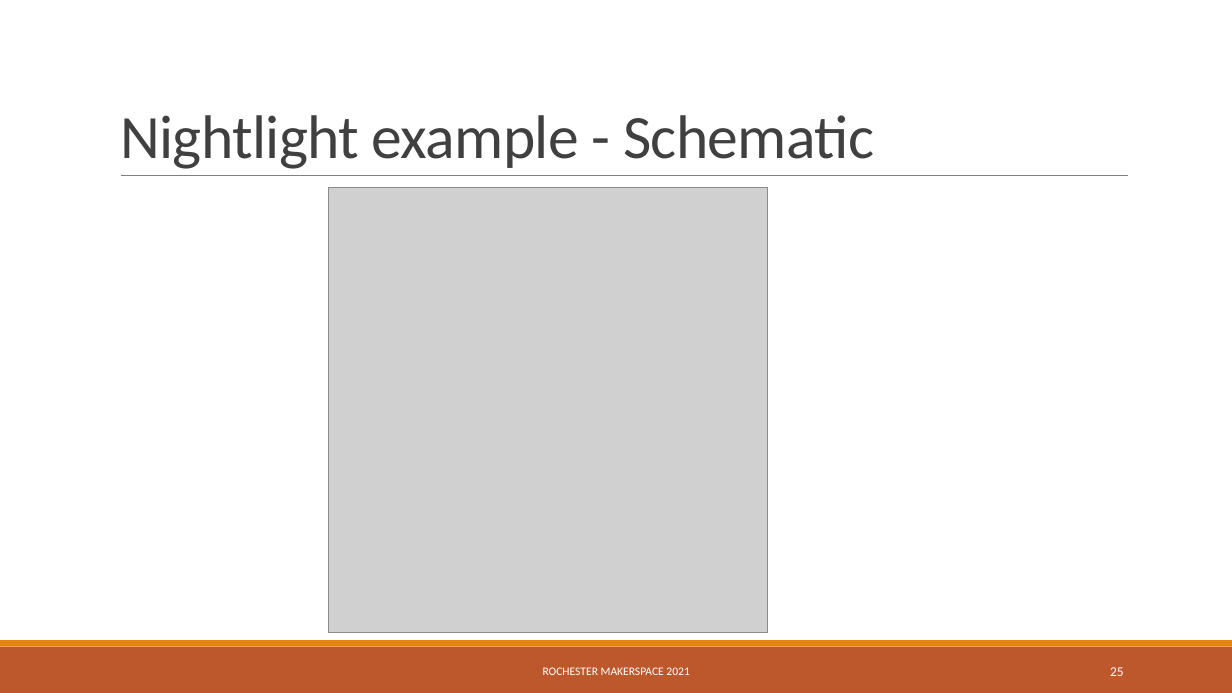
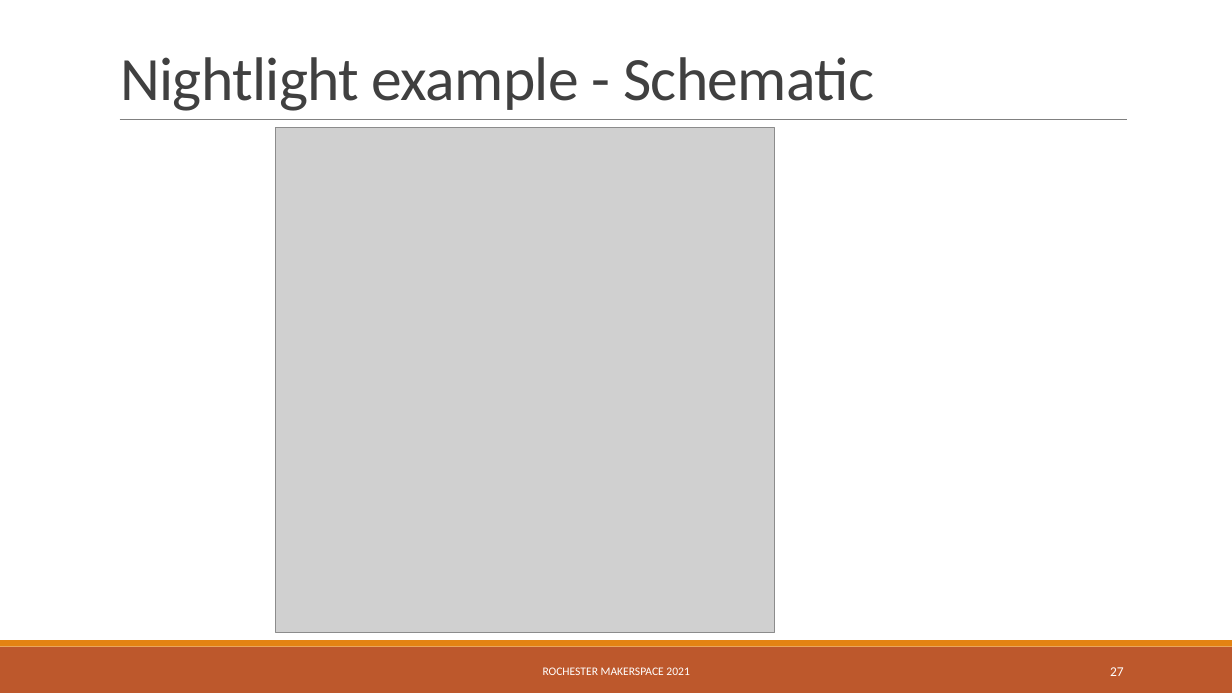
Before and after one commit to RochesterMakerSpace/ArduinoClass, a slide deck: slide 27 of docs/Introduction to Arduino.pptx (slide 25 before the commit). Drawn at 1232x693 pixels with LibreOffice and Linux fonts; fonts in the diff are those of the drawing; grey boxes stand for pictures. Boxes give left, top, right and bottom in pixels: in the first picture for what was removed or moved away, otherwise in the second. Text is boxed around its words. In the diff, an @@ line names an element or a change of style, - is before the commit and + after.

```diff
--- a/docs/Introduction to Arduino.pptx
+++ b/docs/Introduction to Arduino.pptx
@@ title "Nightlight example - Schematic": place and size @@
-title "Nightlight example - Schematic" at <box>120,115,874,169</box>
+title "Nightlight example - Schematic" at <box>120,57,874,111</box>
@@ line moved from (121, 176) - (1128, 176) to (120, 119) - (1128, 119) @@
@@ picture: place and size @@
-picture at <box>329,188,768,632</box>
+picture at <box>275,128,775,633</box>
@@ page number at <box>1110,667,1124,676</box>: text changed @@
-25
+27
```
Also in this commit, not shown: 18 other slides changed, 3 slides added, 1 slide removed, 6 other files.
